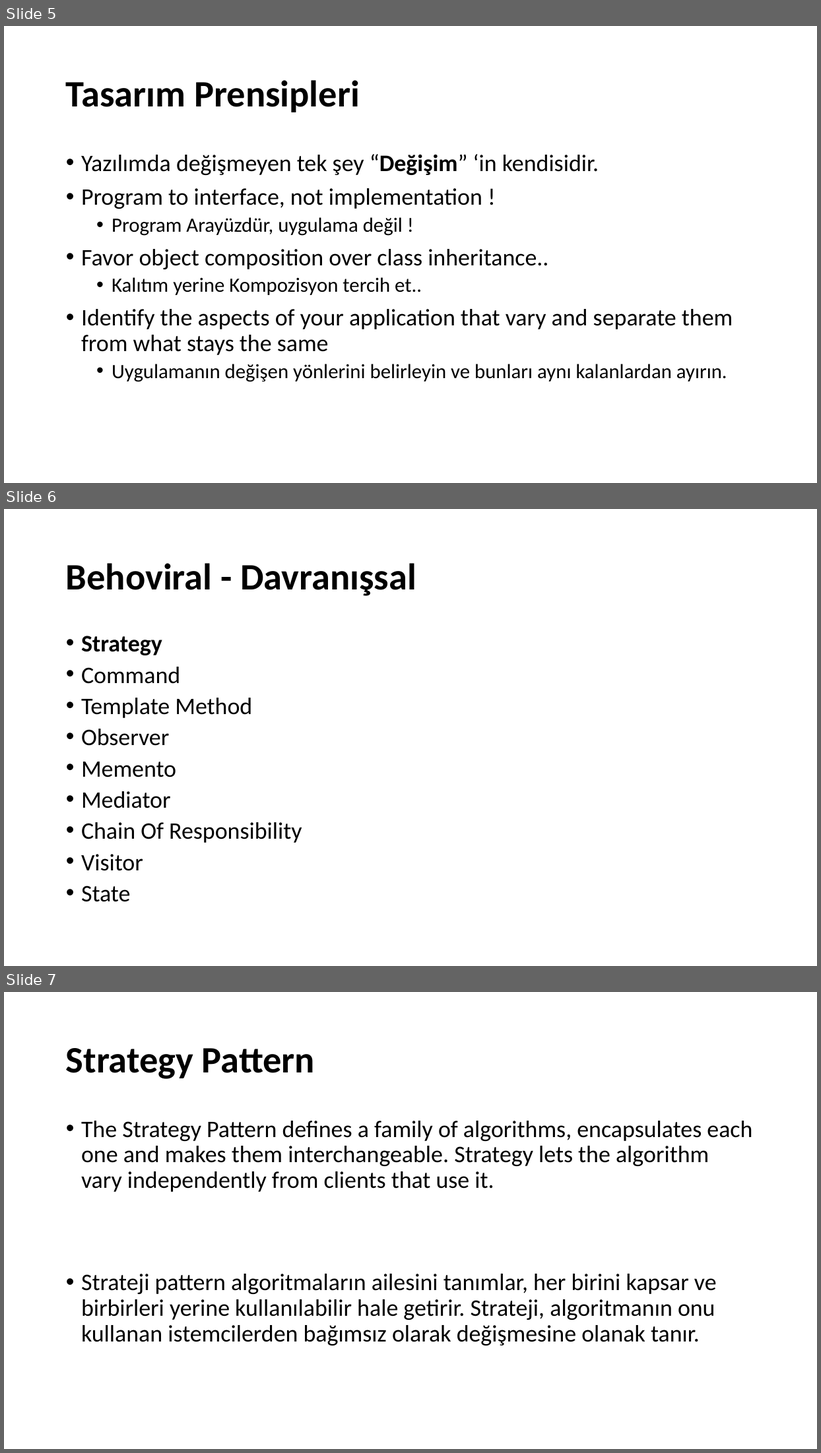
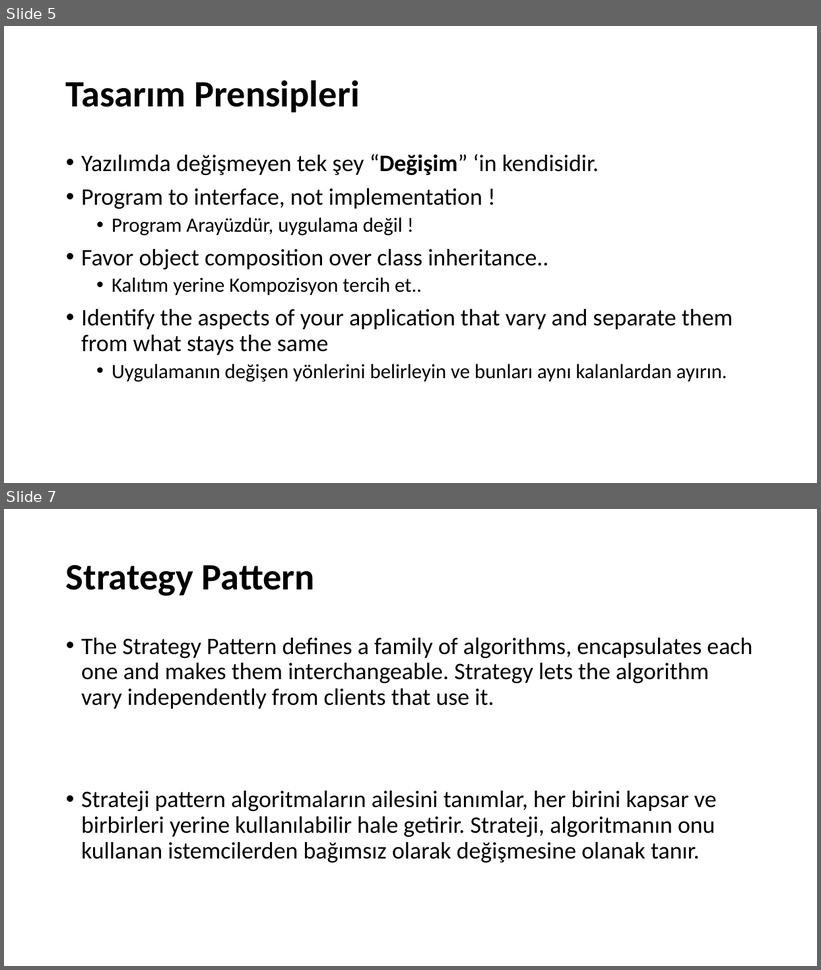
Before and after one commit to umiitkose/DesignPattern-Umiitkose, a slide deck: Tasarımdesenleri.pptx. Shown one above the other, each under a label of ours: slides 5, 6 and 7 before the commit, slides 5 and 7 after it; the slides between them are not shown. The pictures are 821x1453 and 821x970 pixels, drawn with LibreOffice and Linux fonts; fonts in the diff are those of the drawing. Boxes give left, top, right and bottom in pixels: in the first picture for what was removed or moved away, otherwise in the second. Text is boxed around its words. In the diff, an @@ line names an element or a change of style, - is before the commit and + after.

```diff
--- a/Tasarımdesenleri.pptx
+++ b/Tasarımdesenleri.pptx
@@ slide 6 removed at <box>4,509,817,966</box>, background #FFFFFF @@
@@ title removed at <box>66,563,416,596</box> @@
-Behoviral - Davranışsal
@@ text removed at <box>81,636,302,902</box> @@
-• Strategy
-• Command
-• Template Method
-• Observer
-• Memento
-• Mediator
-• Chain Of Responsibility
-• Visitor
-• State
```
Also in this commit, not shown: 2 slides changed, 8 slides added, 1 other slide removed, 32 other files.
